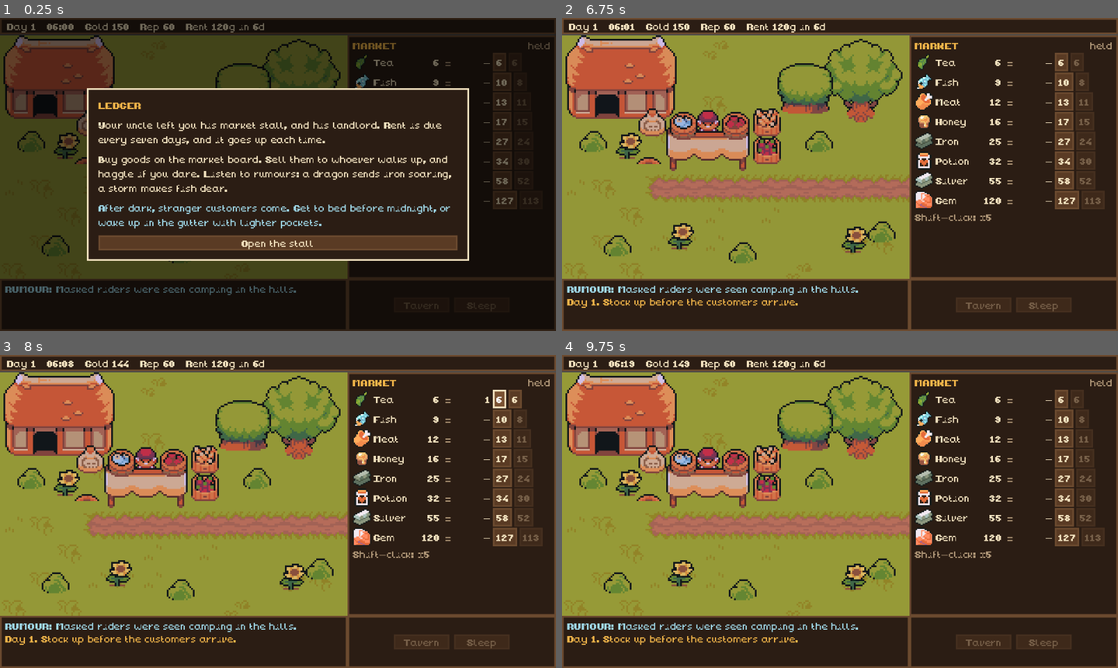
Above: before the commit, frames 1-4 (two rows, left to right).
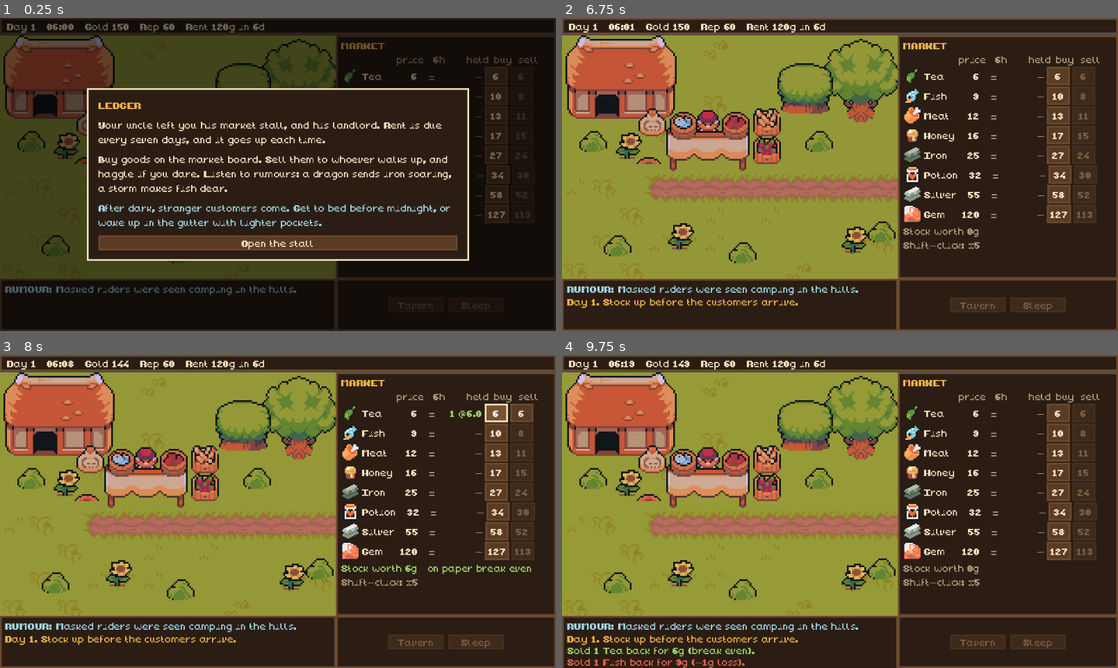
Above: after the commit, the same moments.

Repository: meegol/ledger
Game: Godot game, scene res://scenes/main.tscn
Two runs of this game, one before a commit and one after it. Both use one fixed random seed, a clock stepped at 60 frames per second and the inputs below.
Inputs:
- Up to frame 1 (0.25 s): no input
- Up to frame 2 (6.75 s): click "6" at 0.5 s; click "10" at 1.25 s; click "13" at 2 s; click "17" at 2.75 s; click "27" at 3.5 s; click "34" at 4.25 s; click "58" at 5 s; click "127" at 5.75 s; click "Open the stall" at 6.5 s
- Up to frame 3 (8 s): click "6" at 7.25 s
- Up to frame 4 (9.75 s): click "6" at 8 s; click "10" at 8.75 s; click "9" at 9.5 s

The runs differ from the first frame. In frame 1, 2.2% of the frame differs, in the area x 60-99%, y 5-100%; in frame 2, 7.6%; in frame 3, 8.1%; in frame 4, 8.6%, in the area x 0-99%, y 5-100%.

Commit message:
feat: show avg buy price and profit/loss on trades

Diff:
--- a/scripts/core/game.gd
+++ b/scripts/core/game.gd
@@ -166,6 +166,9 @@
 	if stock[id] < qty:
 		return false
 	var got := market.bid(id) * qty
+	var pl := profit_on(id, qty, market.bid(id))
+	message.emit("Sold %d %s back for %dg (%s)." % [qty, Goods.name_of(id), got, pl_text(pl)],
+		"good" if pl >= 0 else "bad")
 	_remove_stock(id, qty)
 	gold += got
 	today["revenue"] += got
@@ -179,6 +182,32 @@
 	stock[id] -= qty
 	if stock[id] == 0:
 		avg_cost[id] = 0.0
+
+
+## Profit (or loss, if negative) from selling `qty` at `unit_price` each,
+## measured against what you paid on average.
+func profit_on(id: String, qty: int, unit_price: float) -> float:
+	return (unit_price - avg_cost[id]) * qty
+
+
+## What your average cost would become after buying `qty` more at the ask.
+func avg_after_buying(id: String, qty: int = 1) -> float:
+	return (avg_cost[id] * stock[id] + market.ask(id) * qty) / float(stock[id] + qty)
+
+
+## Paper profit on everything you hold if you sold it back at the bid now.
+func unrealized() -> float:
+	var total := 0.0
+	for id in Goods.ids():
+		total += profit_on(id, stock[id], market.bid(id))
+	return total
+
+
+static func pl_text(amount: float) -> String:
+	var n := roundi(amount)
+	if n == 0:
+		return "break even"
+	return ("+%dg profit" if n > 0 else "%dg loss") % n
 
 
 func stock_value() -> int:
@@ -271,6 +300,7 @@
 	if stock[id] < qty:
 		return "You don't have enough %s." % Goods.name_of(id)
 	var total: int = c["offer"] * qty
+	var pl := profit_on(id, qty, c["offer"])
 	_remove_stock(id, qty)
 	today["sold"] += qty
 	var line := ""
@@ -287,10 +317,10 @@
 			var markup: float = c["offer"] / market.price[id]
 			if markup > 1.35 and not Visitors.is_odd(c["who"]):
 				_change_rep(-3)
-				line = "Sold for %dg. Steep, and they'll tell their friends." % total
+				line = "Sold for %dg (%s). Steep, and they'll tell their friends." % [total, pl_text(pl)]
 			else:
 				_change_rep(1)
-				line = "Sold for %dg." % total
+				line = "Sold for %dg (%s)." % [total, pl_text(pl)]
 	changed.emit()
 	return line
 
--- a/scripts/main.gd
+++ b/scripts/main.gd
@@ -22,6 +22,7 @@
 var _face: TextureRect
 var _who: Label
 var _line: Label
+var _pl: Label
 var _sell: Button
 var _haggle: Button
 var _refuse: Button
@@ -132,6 +133,20 @@
 		_sell.text = "Sell %dg" % (d["offer"] * d["qty"]) if not short else "Out of stock"
 	_sell.disabled = short
 	_sell.tooltip_text = "You have %d %s." % [have, Goods.name_of(d["good"])]
+	# What this sale does to the ledger, against the average you paid.
+	var id: String = d["good"]
+	var pl := Game.profit_on(id, d["qty"], d["offer"])
+	var paid := "Avg paid %.1fg. " % Game.avg_cost[id]
+	match d["who"]:
+		"wolf":
+			_pl.text = "Feeding it costs you %dg of meat." % roundi(Game.avg_cost[id] * d["qty"])
+			_pl.add_theme_color_override("font_color", Style.GHOST)
+		"ghost":
+			_pl.text = paid + "On paper %s, if the coin lasts." % Game.pl_text(pl)
+			_pl.add_theme_color_override("font_color", Style.GHOST)
+		_:
+			_pl.text = paid + "This sale: " + Game.pl_text(pl) + "."
+			_pl.add_theme_color_override("font_color", Style.GOOD if pl >= 0 else Style.BAD)
 
 
 func _on_sell() -> void:
@@ -391,14 +406,14 @@
 	top.add_child(_hud)
 
 	var market := MarketPanel.new()
-	market.position = Vector2(600, 30)
-	market.size = Vector2(360, 420)
+	market.position = Vector2(580, 30)
+	market.size = Vector2(380, 420)
 	market.traded.connect(func(_id, bought): Sfx.play("buy" if bought else "coin"))
 	root.add_child(market)
 
 	var bottom := PanelContainer.new()
 	bottom.position = Vector2(0, 450)
-	bottom.size = Vector2(600, 90)
+	bottom.size = Vector2(580, 90)
 	root.add_child(bottom)
 	var bv := VBoxContainer.new()
 	bv.add_theme_constant_override("separation", 0)
@@ -411,8 +426,8 @@
 	bv.add_child(_log)
 
 	var side := PanelContainer.new()
-	side.position = Vector2(600, 450)
-	side.size = Vector2(360, 90)
+	side.position = Vector2(580, 450)
+	side.size = Vector2(380, 90)
 	root.add_child(side)
 	var sv := HBoxContainer.new()
 	sv.alignment = BoxContainer.ALIGNMENT_CENTER
@@ -428,8 +443,8 @@
 		sv.add_child(b)
 
 	_dialog = PanelContainer.new()
-	_dialog.position = Vector2(12, 321)
-	_dialog.size = Vector2(576, 120)
+	_dialog.position = Vector2(12, 311)
+	_dialog.size = Vector2(556, 130)
 	_dialog.add_theme_stylebox_override("panel", Style.box(Style.PANEL, Style.INK, 12, 9))
 	_dialog.visible = false
 	root.add_child(_dialog)
@@ -448,6 +463,8 @@
 	_line = Style.wrap("")
 	_line.size_flags_vertical = Control.SIZE_EXPAND_FILL
 	dv.add_child(_line)
+	_pl = Style.wrap("")
+	dv.add_child(_pl)
 	var row := HBoxContainer.new()
 	row.add_theme_constant_override("separation", 6)
 	_sell = Style.button("Sell", _on_sell)
@@ -492,7 +509,7 @@
 	var colors := {"info": Style.INK, "good": Style.GOOD, "bad": Style.BAD, "warn": Style.WARN, "odd": Style.GHOST}
 	var l := Style.label(text, colors.get(kind, Style.INK))
 	l.clip_text = true
-	l.custom_minimum_size.x = 570
+	l.custom_minimum_size.x = 550
 	_log.add_child(l)
 	while _log.get_child_count() > LOG_LINES - 1:
 		var old := _log.get_child(0)
@@ -527,8 +544,9 @@
 		"":
 			_show_intro()
 		"day":
-			Game.stock["fish"] = 4
-			Game.stock["meat"] = 2
+			Game.buy_stock("fish", 4)
+			Game.buy_stock("meat", 2)
+			Game.market.price["fish"] *= 1.3
 			_start_day()
 			Game.minute = 10 * 60
 			for i in 3:
--- a/scripts/ui/market_panel.gd
+++ b/scripts/ui/market_panel.gd
@@ -1,27 +1,37 @@
 class_name MarketPanel
 extends PanelContainer
 
-## The wholesale board: live price, 6-hour trend, what you hold and what you
-## paid, with buy and sell-back buttons. Shift-click trades five.
+## The wholesale board: live price, 6-hour trend, what you hold at what
+## average cost, and buy and sell-back buttons. Holdings are green when
+## selling back now would make a profit and red when it would lose money.
+## Shift-click trades five.
 
 signal traded(id: String, bought: bool)
 
-var _rows := {} ## good -> {price, trend, held, buy, sell}
+const COLS := [["", 32], ["", 56], ["price", 36], ["6h", 44], ["held", 60], ["buy", 40], ["sell", 40]]
+
+var _rows := {} ## good -> {price, trend, held, buy, sell, row}
+var _worth: Label
 
 
 func _ready() -> void:
 	var v := VBoxContainer.new()
 	v.add_theme_constant_override("separation", 2)
 	add_child(v)
+	v.add_child(Style.label("MARKET", Style.WARN))
 	var head := HBoxContainer.new()
-	head.add_child(Style.label("MARKET", Style.WARN))
-	var spacer := Control.new()
-	spacer.size_flags_horizontal = Control.SIZE_EXPAND_FILL
-	head.add_child(spacer)
-	head.add_child(Style.label("held", Style.DIM))
+	head.add_theme_constant_override("separation", 4)
+	for col in COLS:
+		var l := Style.label(col[0], Style.DIM)
+		l.custom_minimum_size.x = col[1]
+		l.horizontal_alignment = HORIZONTAL_ALIGNMENT_RIGHT if col[0] in ["price", "held"] \
+			else HORIZONTAL_ALIGNMENT_CENTER
+		head.add_child(l)
 	v.add_child(head)
 	for id in Goods.ids():
 		v.add_child(_row(id))
+	_worth = Style.label()
+	v.add_child(_worth)
 	v.add_child(Style.label("Shift-click: x5", Style.DIM))
 	Game.changed.connect(refresh)
 	refresh()
@@ -30,24 +40,27 @@
 func _row(id: String) -> Control:
 	var h := HBoxContainer.new()
 	h.add_theme_constant_override("separation", 4)
-	h.tooltip_text = Goods.name_of(id)
 	h.add_child(Style.icon(Goods.icon_of(id)))
 	var name_l := Style.label(Goods.name_of(id))
-	name_l.custom_minimum_size.x = 70
+	name_l.custom_minimum_size.x = COLS[1][1]
 	h.add_child(name_l)
 	var price := Style.label()
-	price.custom_minimum_size.x = 40
+	price.custom_minimum_size.x = COLS[2][1]
 	price.horizontal_alignment = HORIZONTAL_ALIGNMENT_RIGHT
 	h.add_child(price)
 	var trend := Style.label()
-	trend.custom_minimum_size.x = 50
+	trend.custom_minimum_size.x = COLS[3][1]
+	trend.horizontal_alignment = HORIZONTAL_ALIGNMENT_CENTER
 	h.add_child(trend)
 	var held := Style.label()
-	held.custom_minimum_size.x = 30
+	held.custom_minimum_size.x = COLS[4][1]
 	held.horizontal_alignment = HORIZONTAL_ALIGNMENT_RIGHT
+	held.mouse_filter = Control.MOUSE_FILTER_PASS
 	h.add_child(held)
 	var buy := Style.button("Buy", _trade.bind(id, true))
+	buy.custom_minimum_size.x = COLS[5][1]
 	var sell := Style.button("Sell", _trade.bind(id, false))
+	sell.custom_minimum_size.x = COLS[6][1]
 	h.add_child(buy)
 	h.add_child(sell)
 	_rows[id] = {"price": price, "trend": trend, "held": held, "buy": buy, "sell": sell, "row": h}
@@ -69,24 +82,45 @@
 
 
 func refresh() -> void:
+	var m := Game.market
 	for id in _rows:
 		var r: Dictionary = _rows[id]
-		var m := Game.market
+		var good_name := Goods.name_of(id)
+		var held: int = Game.stock[id]
 		r["price"].text = str(roundi(m.price[id]))
 		var ch := m.change(id)
 		if absf(ch) < 0.03:
-			r["trend"].text = " ="
+			r["trend"].text = "="
 			r["trend"].add_theme_color_override("font_color", Style.DIM)
 		else:
 			r["trend"].text = ("+" if ch > 0 else "") + str(roundi(ch * 100)) + "%"
 			r["trend"].add_theme_color_override("font_color", Style.GOOD if ch > 0 else Style.BAD)
-		r["held"].text = str(Game.stock[id]) if Game.stock[id] > 0 else "-"
+
+		var pl := Game.profit_on(id, held, m.bid(id))
+		if held > 0:
+			r["held"].text = "%d @%s" % [held, _money(Game.avg_cost[id])]
+			r["held"].add_theme_color_override("font_color", Style.GOOD if pl >= 0 else Style.BAD)
+			r["held"].tooltip_text = "%d %s, paid %.1fg each on average.\nSelling all back now: %s." \
+				% [held, good_name, Game.avg_cost[id], Game.pl_text(pl)]
+		else:
+			r["held"].text = "-"
+			r["held"].add_theme_color_override("font_color", Style.DIM)
+			r["held"].tooltip_text = ""
+
 		r["buy"].text = "%d" % m.ask(id)
-		r["buy"].tooltip_text = "Buy one %s for %dg" % [Goods.name_of(id), m.ask(id)]
+		var buy_tip := "Buy one %s for %dg." % [good_name, m.ask(id)]
+		if held > 0:
+			buy_tip += "\nYour average goes from %.1fg to %.1fg." % [Game.avg_cost[id], Game.avg_after_buying(id)]
+		r["buy"].tooltip_text = buy_tip
 		r["sell"].text = "%d" % m.bid(id)
-		r["sell"].disabled = Game.stock[id] == 0
-		var paid := ""
-		if Game.stock[id] > 0:
-			paid = "\nYou hold %d, paid %.1fg each on average." % [Game.stock[id], Game.avg_cost[id]]
-		r["sell"].tooltip_text = "Sell one back for %dg%s" % [m.bid(id), paid]
-		r["row"].tooltip_text = Goods.name_of(id) + paid
+		r["sell"].disabled = held == 0
+		r["sell"].tooltip_text = "Sell one back for %dg: %s." % [m.bid(id), Game.pl_text(Game.profit_on(id, 1, m.bid(id)))] \
+			if held > 0 else "Nothing to sell."
+
+	var paper := Game.unrealized()
+	_worth.text = "Stock worth %dg   %s" % [Game.stock_value(), "on paper " + Game.pl_text(paper) if Game.total_units() > 0 else ""]
+	_worth.add_theme_color_override("font_color", Style.DIM if Game.total_units() == 0 else (Style.GOOD if paper >= 0 else Style.BAD))
+
+
+static func _money(v: float) -> String:
+	return "%.1f" % v if v < 10.0 else str(roundi(v))
--- a/tests/run_tests.gd
+++ b/tests/run_tests.gd
@@ -24,6 +24,7 @@
 		"test_bones_moves_gold_by_bet",
 		"test_raid_steals_capped_by_purse",
 		"test_customers_only_ask_for_stock",
+		"test_profit_and_average_helpers",
 		"test_all_visitor_and_good_art_exists",
 	]:
 		call(t)
@@ -210,3 +211,15 @@
 	g.stock["fish"] = 1
 	_check(g.fit_to_stock(c2) and c2["good"] == "fish" and c2["qty"] == 1, "re-fits when stock sold out in the queue")
 	g.free()
+
+
+func test_profit_and_average_helpers() -> void:
+	var g := _game()
+	g.stock["iron"] = 2
+	g.avg_cost["iron"] = 20.0
+	_check(is_equal_approx(g.profit_on("iron", 2, 26), 12.0), "profit is (price - avg) x qty")
+	_check(g.profit_on("iron", 1, 15) < 0, "selling under average is a loss")
+	var ask: int = g.market.ask("iron")
+	_check(is_equal_approx(g.avg_after_buying("iron"), (40.0 + ask) / 3.0), "average after buying one more")
+	_check(g.pl_text(12) == "+12g profit" and g.pl_text(-3) == "-3g loss" and g.pl_text(0.2) == "break even", "pl wording")
+	g.free()
